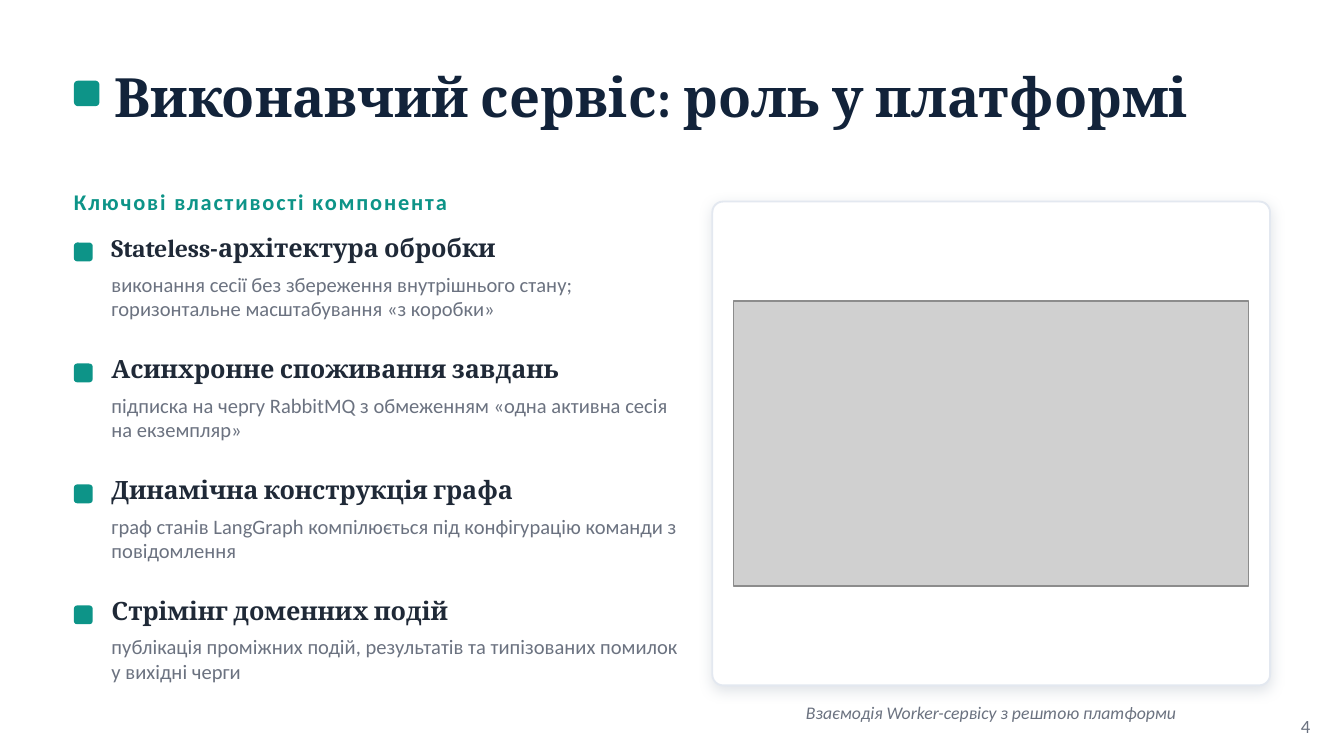
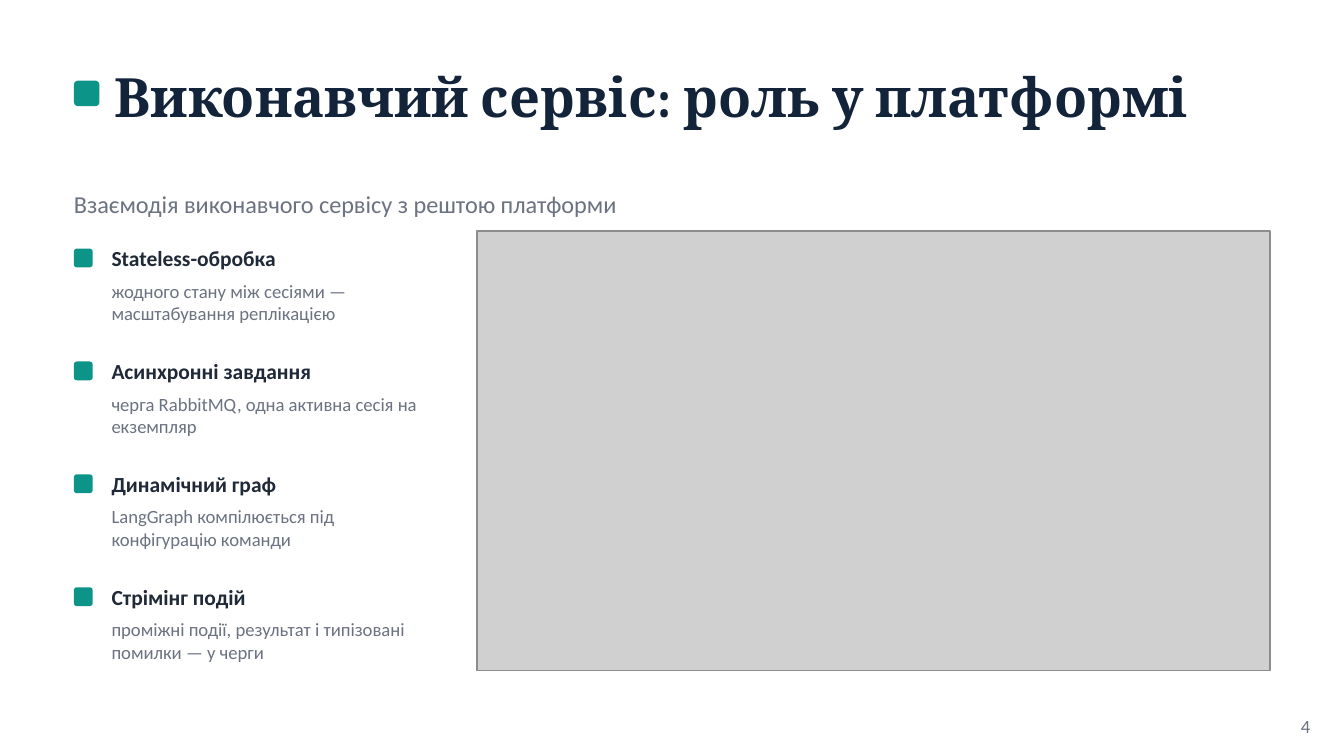
Before and after one commit to NureShelekhanOleksandr/2026_B_PI_PZPI-22-2_Shelekhan_O_M, a slide deck: slide 4 of 2026_Б_ПІ_ПЗПІ-22-2_Шелехань_О_М.pptx. Drawn at 1344x756 pixels with LibreOffice and Linux fonts; fonts in the diff are those of the drawing; grey boxes stand for pictures. Boxes give left, top, right and bottom in pixels: in the first picture for what was removed or moved away, otherwise in the second. Text is boxed around its words. In the diff, an @@ line names an element or a change of style, - is before the commit and + after.

```diff
--- a/2026_Б_ПІ_ПЗПІ-22-2_Шелехань_О_М.pptx
+++ b/2026_Б_ПІ_ПЗПІ-22-2_Шелехань_О_М.pptx
@@ text at box(74, 196, 617, 217): text changed; size 9.5 to 13 pt; italic off @@
-Взаємодія Worker-сервісу з рештою платформи
+Взаємодія виконавчого сервісу з рештою платформи
@@ text removed at box(74, 194, 447, 210) @@
-Ключові властивості компонента
@@ rounded rectangle removed at box(712, 202, 1270, 685) @@
@@ text "Stateless-обробка" at box(112, 251, 276, 270): vertical alignment top to middle @@
@@ picture: place and size @@
-picture at box(734, 301, 1249, 586)
+picture at box(477, 231, 1270, 671)
@@ rounded rectangle: place and size @@
-rounded rectangle at box(74, 242, 93, 261)
+rounded rectangle at box(74, 249, 93, 267)
@@ text at box(112, 251, 276, 270): text changed; size 13.5 to 11.5 pt; font Cambria to Calibri @@
-Stateless-архітектура обробки
+Stateless-обробка
@@ text removed at box(111, 278, 572, 320) @@
-виконання сесії без збереження внутрішнього стану; горизонтальне масштабування «з коробки»
@@ text added at box(112, 285, 335, 323), 10 pt, text #6B7280 @@
+жодного стану між сесіями — масштабування реплікацією
@@ text removed at box(111, 360, 559, 384) @@
-Асинхронне споживання завдань
@@ text added at box(112, 364, 312, 383), 11.5 pt, text #1F2937, bold @@
+Асинхронні завдання
@@ text at box(112, 398, 417, 436): text changed; size 11 to 10 pt @@
-підписка на чергу RabbitMQ з обмеженням «одна активна сесія на екземпляр»
+черга RabbitMQ, одна активна сесія на екземпляр
@@ rounded rectangle: place and size @@
-rounded rectangle at box(74, 484, 93, 503)
+rounded rectangle at box(74, 474, 93, 493)
@@ text removed at box(111, 479, 513, 505) @@
-Динамічна конструкція графа
@@ text added at box(112, 477, 276, 496), 11.5 pt, text #1F2937, bold @@
+Динамічний граф
@@ text at box(112, 510, 334, 549): text changed; size 11 to 10 pt @@
-граф станів LangGraph компілюється під конфігурацію команди з повідомлення
+LangGraph компілюється під конфігурацію команди
@@ proportions changed in 4 elements at box(74, 362, 93, 380), box(74, 249, 93, 267), box(74, 474, 93, 493), box(74, 587, 93, 606) @@
@@ rounded rectangle: place and size @@
-rounded rectangle at box(74, 605, 93, 624)
+rounded rectangle at box(74, 587, 93, 606)
@@ text at box(112, 590, 246, 609): text changed; size 13.5 to 11.5 pt; font Cambria to Calibri @@
-Стрімінг доменних подій
+Стрімінг подій
@@ text "Стрімінг подій" at box(112, 590, 246, 609): vertical alignment top to middle @@
@@ text added at box(112, 623, 405, 662), 10 pt, text #6B7280 @@
+проміжні події, результат і типізовані помилки — у черги
@@ text removed at box(111, 640, 677, 683) @@
-публікація проміжних подій, результатів та типізованих помилок у вихідні черги
```
Also in this commit, not shown: 12 other slides changed, 1 slide added, 1 slide removed.
